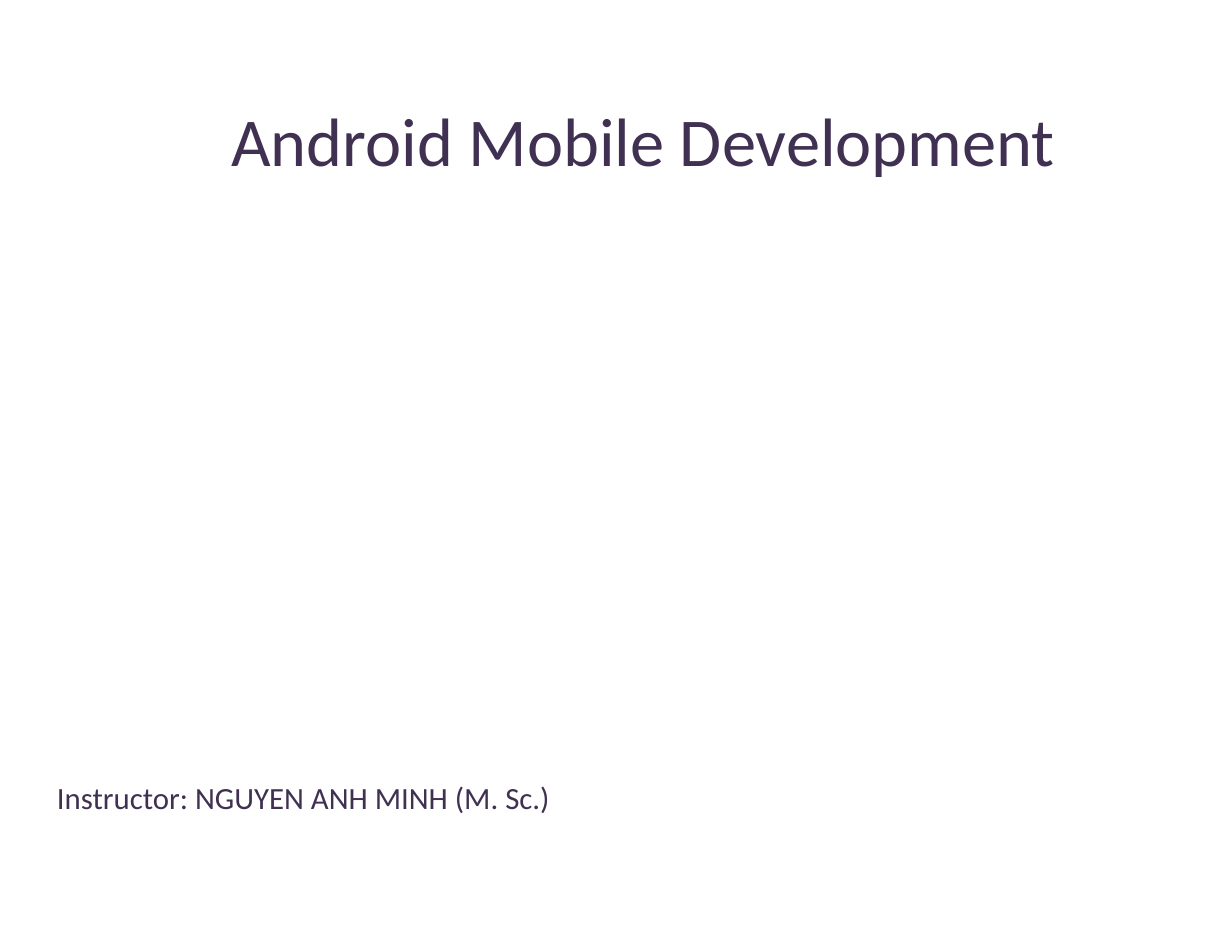
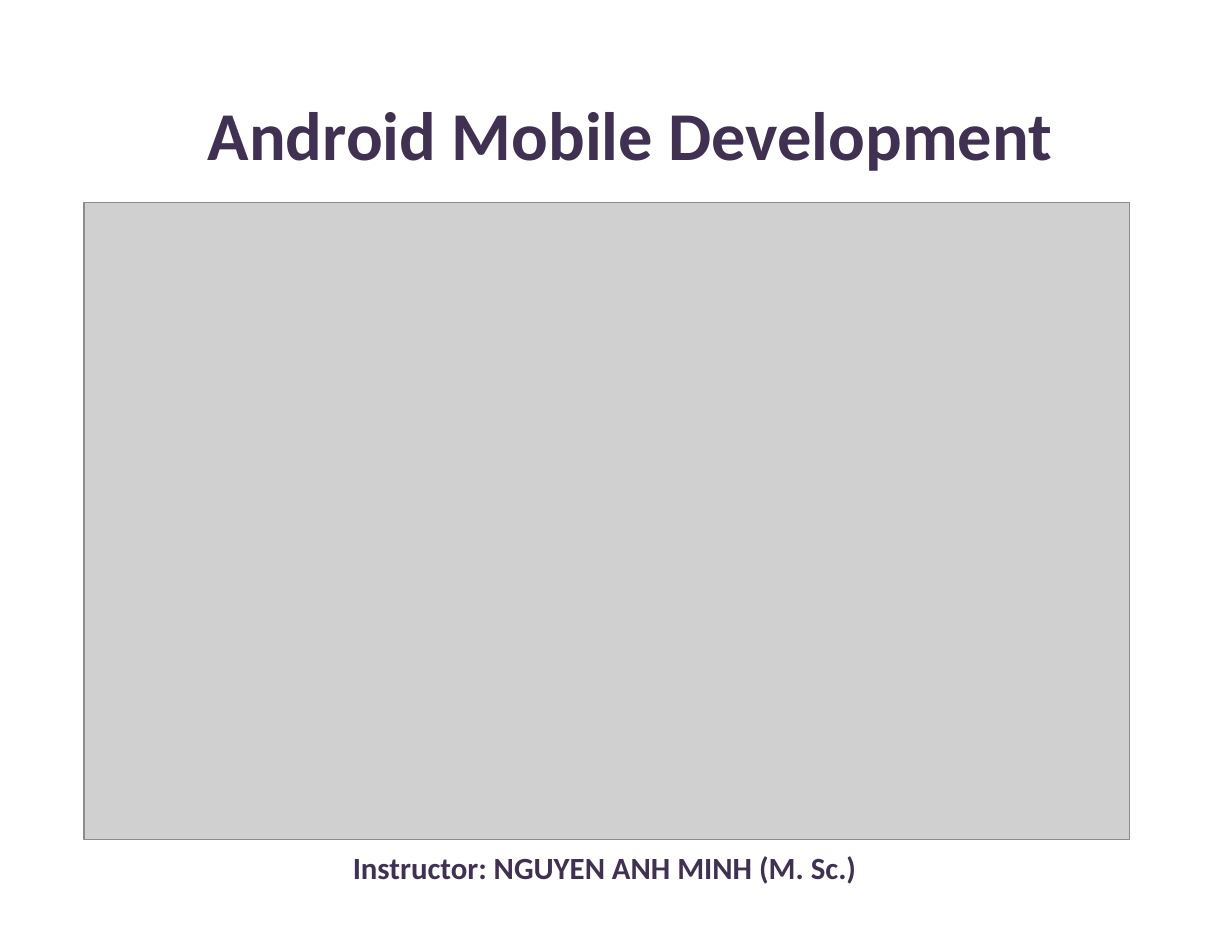
Before and after one commit to aminhngn/Course_Mobile_Android, a slide deck: slide 1 of course/Android_Module_02_UI_design.pptx. Drawn at 1232x952 pixels with LibreOffice and Linux fonts; fonts in the diff are those of the drawing; grey boxes stand for pictures; background and template pictures are left out. Boxes give left, top, right and bottom in pixels: in the first picture for what was removed or moved away, otherwise in the second. Text is boxed around its words. In the diff, an @@ line names an element or a change of style, - is before the commit and + after.

```diff
--- a/course/Android_Module_02_UI_design.pptx
+++ b/course/Android_Module_02_UI_design.pptx
@@ text "Android Mobile Development": place and size @@
-text "Android Mobile Development" at bbox=[231, 118, 1055, 177]
+text "Android Mobile Development" at bbox=[208, 112, 1053, 171]
@@ text "Android Mobile Development" at bbox=[208, 112, 1053, 171]: bold on @@
@@ picture added at bbox=[84, 203, 1129, 839] @@
@@ text "Instructor: NGUYEN ANH MINH (M. ..." at bbox=[353, 856, 856, 884]: bold on @@
@@ text "Instructor: NGUYEN ANH MINH (M. ...": place and size @@
-text "Instructor: NGUYEN ANH MINH (M. ..." at bbox=[57, 786, 549, 813]
+text "Instructor: NGUYEN ANH MINH (M. ..." at bbox=[353, 856, 856, 884]
```
Also in this commit, not shown: 1 other file.
